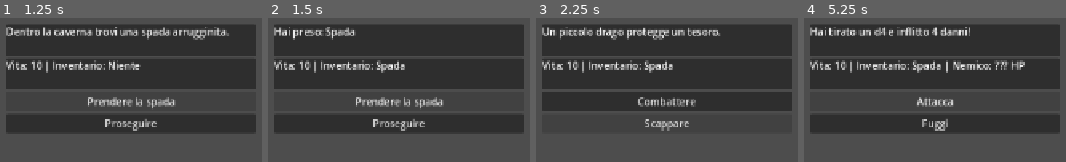
Above: before the commit, frames 1-4 (left to right).
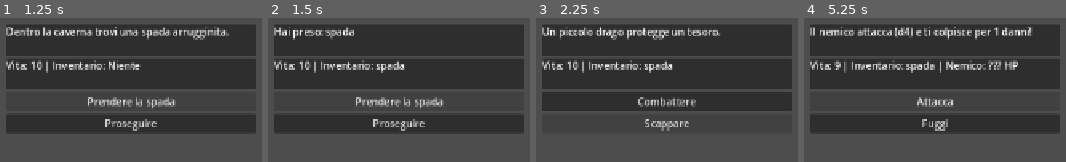
Above: after the commit, the same moments.

Repository: NinNonNan/mini-rpg
Game: Godot game, scene res://game.tscn
Two runs of this game, one before a commit and one after it. Both use one fixed random seed, a clock stepped at 60 frames per second and the inputs below.
Inputs:
- Up to frame 1 (1.25 s): click "Entra nella caverna" at 0.5 s
- Up to frame 2 (1.5 s): click "Prendere la spada" at 1.25 s
- Up to frame 3 (2.25 s): click "Proseguire" at 2 s
- Up to frame 4 (5.25 s): click "Combattere" at 2.75 s; click "Attacca" at 3.5 s; click "Fuggi" at 4.25 s; click "Attacca" at 5 s

Frame 1 is identical in both runs. In frame 2, 0.8% of the frame differs, in the area x 21-53%, y 6-37%; in frame 3, 0.3%; in frame 4, 5.9%, in the area x 3-88%, y 6-39%.

Commit message:
Aggiunto item_manager e scritto README

Diff:
--- a/combat_manager.gd
+++ b/combat_manager.gd
@@ -64,15 +64,13 @@
 		game.b3.pressed.connect(analyze_turn, CONNECT_ONE_SHOT)
 	else:
 		# Se conosciamo il nemico, vediamo se possiamo usare un oggetto curativo
-		for item_id in game.inventory:
-			if game.item_data.has(item_id) and game.item_data[item_id].has("heal"):
-				var item_name_key = game.item_data.get(item_id, {}).get("name", item_id)
-				var translated_item_name = game.tr(item_name_key)
-				game.b3.text = game.tr("combat_choice_use_item") % translated_item_name
-				game.b3.show()
-				game._clear_signals(game.b3)
-				game.b3.pressed.connect(func(): use_item(item_id), CONNECT_ONE_SHOT)
-				break  # Usabile solo il primo oggetto curativo trovato
+		var consumable_id = game.item_manager.get_first_consumable()
+		if consumable_id != "":
+			var item_name_key = game.item_data.get(consumable_id, {}).get("name", consumable_id)
+			game.b3.text = game.tr("combat_choice_use_item") % game.tr(item_name_key)
+			game.b3.show()
+			game._clear_signals(game.b3)
+			game.b3.pressed.connect(func(): use_item_turn(consumable_id), CONNECT_ONE_SHOT)
 
 
 # --- Azioni durante il combattimento ---
@@ -80,7 +78,7 @@
 # Analizza il nemico per scoprirne punti deboli
 func analyze_turn():
 	var entity_data = game.entity_data.get(current_entity_id, {})
-	var mood = entity_data.get("mood", 0)
+	var mood = entity_data.get("mood", -1) # Default a -1 (ostile) per coerenza con game.gd
 
 	game.empathy_manager.analyze(mood)  # Aggiorna lo stato del nemico
 
@@ -94,19 +92,10 @@
 	entity_turn()  # Il nemico reagisce dopo l'analisi
 
 
-# Usa un oggetto dall'inventario
-func use_item(item_id):
-	var item_props = game.item_data[item_id]
-	var heal_amount = item_props.get("heal", 0)
-	var item_name_key = game.item_data.get(item_id, {}).get("name", item_id)
-	var translated_item_name = game.tr(item_name_key)
-
-	game.health = min(game.health + heal_amount, 10)  # Non superare 10 HP
-	game.text.text = game.tr("combat_item_used") % [translated_item_name, heal_amount]
-
-	# Se l'oggetto è consumabile, rimuovilo dall'inventario
-	if item_props.get("consumable", false):
-		game.inventory.erase(item_id)
+# Usa un oggetto dall'inventario (Turno giocatore)
+func use_item_turn(item_id):
+	# Delega la logica all'ItemManager, che restituisce il testo del risultato
+	game.text.text = game.item_manager.use_item(item_id)
 
 	game.update_stats()
 	await get_tree().create_timer(1.5).timeout
@@ -115,13 +104,11 @@
 
 # Attacco del giocatore
 func attack_entity():
-	var damage_die = 2  # Danno base
-	for item_id in game.inventory:
-		if game.item_data.has(item_id):
-			var item_stats = game.item_data[item_id]
-			damage_die = max(damage_die, item_stats.get("damage", 0))  # Usa l'arma più potente
+	# Chiedi all'ItemManager di calcolare il danno basato sull'equipaggiamento
+	var damage_result = game.item_manager.get_player_damage()
+	var damage = damage_result[0]
+	var damage_die = damage_result[1]
 
-	var damage = randi_range(1, damage_die)  # Dado: 1..damage_die
 	current_entity_health -= damage
 
 	game.text.text = game.tr("combat_player_attack") % [damage_die, damage]
--- a/game.gd
+++ b/game.gd
@@ -11,6 +11,7 @@
 @onready var combat_manager = $Manager/CombatManager as CombatManager
 @onready var dialogue_manager = $Manager/DialogueManager as DialogueManager
 @onready var empathy_manager = $Manager/EmpathyManager as EmpathyManager
+@onready var item_manager = $Manager/ItemManager as ItemManager
 
 # --- Variabili di Gioco ---
 # Salute del giocatore
@@ -58,6 +59,8 @@
 	# Passa il riferimento al nodo Game ai manager
 	if combat_manager:
 		combat_manager.game = self
+	if item_manager:
+		item_manager.game = self
 	# (Potresti voler fare lo stesso per dialogue_manager e empathy_manager se hanno bisogno di un riferimento a Game)
 
 	# Collega i segnali del DialogueManager
@@ -114,8 +117,7 @@
 func update_stats():
 	var inventory_names = []
 	for item_id in inventory:
-		var item_name_key = item_data.get(item_id, {}).get("name", item_id)
-		inventory_names.append(tr(item_name_key))
+		inventory_names.append(item_manager.get_item_name(item_id))
 	var inventory_string = tr("inventory_empty")
 	if not inventory_names.is_empty():
 		inventory_string = ", ".join(inventory_names)
@@ -170,8 +172,7 @@
 				var item = choice.get("item_id", "oggetto")
 				if not item in inventory:
 					inventory.append(item)
-					var item_name_key = item_data.get(item, {}).get("name", item)
-					var item_name = tr(item_name_key)
+					var item_name = item_manager.get_item_name(item)
 					text.text = tr("pickup_success") % item_name
 					update_stats()
 					await get_tree().create_timer(1.0).timeout
--- a/game.tscn
+++ b/game.tscn
@@ -3,7 +3,8 @@
 [ext_resource type="Script" uid="uid://d1qiyot78sli2" path="res://game.gd" id="1_80nbo"]
 [ext_resource type="Script" uid="uid://ivg5beicys7p" path="res://dialogue_manager.gd" id="2_feb5d"]
 [ext_resource type="Script" uid="uid://cfht24jt8567h" path="res://combat_manager.gd" id="3_fc0e3"]
-[ext_resource type="Script" uid="uid://bhf1or8jp5dqa" path="res://empaty_manager.gd" id="4_fc0e3"]
+[ext_resource type="Script" uid="uid://bhf1or8jp5dqa" path="res://empathy_manager.gd" id="4_fc0e3"]
+[ext_resource type="Script" uid="uid://bgde6rbxnopxg" path="res://item_manager.gd" id="5_7jktm"]
 
 [sub_resource type="Theme" id="Theme_80nbo"]
 
@@ -71,3 +72,6 @@
 
 [node name="EmpatyManager" type="Node" parent="Manager" unique_id=1566494767]
 script = ExtResource("4_fc0e3")
+
+[node name="ItemManager" type="Node" parent="Manager" unique_id=1541526958]
+script = ExtResource("5_7jktm")
--- /dev/null
+++ b/item_manager.gd
@@ -0,0 +1,149 @@
+class_name ItemManager
+extends Node
+
+# ---------------------------------------------------------
+# RIFERIMENTO AL GAME
+# ---------------------------------------------------------
+
+# Riferimento alla classe principale Game.
+# Viene assegnato in Game._ready() con:
+# item_manager.game = self
+#
+# Serve per accedere a:
+# - game.inventory   -> inventario del giocatore
+# - game.item_data   -> database degli oggetti caricato dal JSON
+# - game.health      -> salute del giocatore
+# - game.tr()        -> sistema di traduzione
+var game: Game
+
+
+# ---------------------------------------------------------
+# NOME OGGETTO
+# ---------------------------------------------------------
+
+# Restituisce il nome tradotto di un oggetto dato il suo ID.
+# Gli ID degli oggetti provengono da:
+# game.inventory
+#
+# Il nome vero dell'oggetto è salvato nel JSON item_data
+# come chiave di traduzione.
+func get_item_name(item_id: String) -> String:
+
+	# Se l'oggetto non esiste nel database
+	if not game.item_data.has(item_id):
+		return item_id
+
+	# Ottiene la chiave di traduzione
+	# esempio: "item_potion"
+	var key = game.item_data[item_id].get("name", item_id)
+
+	# Usa il sistema di traduzione del Game
+	return game.tr(key)
+
+
+# ---------------------------------------------------------
+# RICERCA CONSUMABILI
+# ---------------------------------------------------------
+
+# Cerca nell'inventario del giocatore il primo oggetto
+# che possiede la proprietà "consumable".
+#
+# Utile per azioni automatiche come:
+# "usa la prima pozione disponibile".
+#
+# Restituisce:
+# - item_id se trovato
+# - "" se nessun consumabile è presente
+func get_first_consumable() -> String:
+
+	for item_id in game.inventory:
+		if game.item_data.has(item_id) and game.item_data[item_id].get("consumable", false):
+			return item_id
+
+	return ""
+
+
+# ---------------------------------------------------------
+# CALCOLO DANNO GIOCATORE
+# ---------------------------------------------------------
+
+# Determina il danno del giocatore in base alle armi
+# presenti nell'inventario.
+#
+# Ogni arma può avere nel JSON la proprietà:
+# "damage"
+#
+# Il valore rappresenta il dado massimo di danno.
+#
+# Esempio:
+# sword -> damage: 6  (d6)
+#
+# Se il giocatore non ha armi usa il danno base:
+# pugni -> d2
+#
+# Restituisce:
+# [danno_generato, dado_massimo]
+func get_player_damage() -> Array:
+
+	var damage_die = 2 # danno base (pugni)
+
+	for item_id in game.inventory:
+		if game.item_data.has(item_id):
+
+			var item_stats = game.item_data[item_id]
+
+			# Mantiene il valore di danno più alto trovato
+			damage_die = max(damage_die, item_stats.get("damage", 0))
+
+	# Genera il danno casuale
+	var damage = randi_range(1, damage_die)
+
+	return [damage, damage_die]
+
+
+# ---------------------------------------------------------
+# UTILIZZO OGGETTO
+# ---------------------------------------------------------
+
+# Applica gli effetti di un oggetto.
+#
+# Attualmente supporta:
+# - cura (heal)
+#
+# Se l'oggetto è consumabile viene rimosso
+# dall'inventario del giocatore.
+#
+# Restituisce una stringa da mostrare nel testo di gioco.
+func use_item(item_id: String) -> String:
+
+	if not game.item_data.has(item_id):
+		return "Errore: Oggetto non trovato."
+
+	var item_props = game.item_data[item_id]
+	var translated_name = get_item_name(item_id)
+
+
+	# ---------------------------
+	# OGGETTI DI CURA
+	# ---------------------------
+
+	if item_props.has("heal"):
+
+		var heal_amount = item_props.get("heal", 0)
+
+		# Cura il giocatore senza superare il limite
+		# (in Game la salute iniziale è 10)
+		game.health = min(game.health + heal_amount, 10)
+
+
+		# Se l'oggetto è consumabile lo rimuoviamo
+		if item_props.get("consumable", false):
+			game.inventory.erase(item_id)
+
+
+		# Messaggio di feedback al giocatore
+		return game.tr("combat_item_used") % [translated_name, heal_amount]
+
+
+	# Oggetto senza effetti definiti
+	return "Non succede nulla."
--- a/story.json
+++ b/story.json
@@ -1,78 +1,69 @@
 {
 	"items": {
 		"spada": {
-			"damage": 4,
-			"name": "item_sword"
+			"damage": 4
 		},
 		"pozione": {
 			"heal": 5,
-			"consumable": true,
-			"name": "item_potion"
+			"consumable": true
 		}
 	},
 	"entities": {
-		"lupo": {
+		"wolf": {
+			"name": "Lupo",
 			"health": 5,
 			"damage": 2,
-			"mood": 0,
-			"pronoun": "il",
-			"name": "entity_wolf"
+			"mood": -1,
+			"pronoun": "il"
 		},
-		"drago": {
+		"dragon": {
+			"name": "Drago",
 			"health": 8,
 			"damage": 4,
-			"mood": 0,
-			"pronoun": "il",
-			"name": "entity_dragon"
-		},
-		"vampiro":{
-			"health":10,
-			"damage":6,
-			"mood":-50,
-			"pronoun":"il",
-			"name": "entity_vampire"
+			"mood": -1,
+			"pronoun": "il"
 		}
 	},
 	"scenes": {
 		"start": {
-			"text": "scene_start_text",
+			"text": "Benvenuto nel Mini-GDR! Sei davanti a una caverna.",
 			"choices": [
-				{"text": "scene_start_choice_cave", "next": "cave"},
-				{"text": "scene_start_choice_forest", "next": "forest"},
-				{"text": "scene_start_choice_pickup", "action": "pickup", "item_id": "pozione", "next": "start"}
+				{"text": "Entra nella caverna", "next": "cave"},
+				{"text": "Vai nella foresta", "next": "forest"},
+				{"text": "Cerca provviste (Prendi pozione)", "action": "pickup", "item_id": "pozione", "next": "start"}
 			]
 		},
 		"cave": {
-			"text": "scene_cave_text",
+			"text": "Dentro la caverna trovi una spada arrugginita.",
 			"choices": [
-				{"text": "scene_cave_choice_pickup", "action": "pickup", "item_id": "spada", "next": "dragon"},
-				{"text": "scene_cave_choice_continue", "next": "dragon"}
+				{"text": "Prendere la spada", "action": "pickup", "item_id": "spada", "next": "dragon"},
+				{"text": "Proseguire", "next": "dragon"}
 			]
 		},
 		"forest": {
-			"text": "scene_forest_text",
+			"text": "Un lupo selvaggio appare!",
 			"choices": [
-				{"text": "scene_combat_choice", "action": "combat", "entity_id": "lupo", "victory_scene": "forest_victory"},
-				{"text": "scene_flee_choice", "next": "start"}
+				{"text": "Combattere", "action": "combat", "entity_id": "wolf", "victory_scene": "forest_victory"},
+				{"text": "Scappare", "next": "start"}
 			]
 		},
 		"dragon": {
-			"text": "scene_dragon_text",
+			"text": "Un piccolo drago protegge un tesoro.",
 			"choices": [
-				{"text": "scene_combat_choice", "action": "combat", "entity_id": "drago", "victory_scene": "dragon_victory"},
-				{"text": "scene_flee_choice", "next": "start"}
+				{"text": "Combattere", "action": "combat", "entity_id": "dragon", "victory_scene": "dragon_victory"},
+				{"text": "Scappare", "next": "start"}
 			]
 		},
 		"forest_victory": {
-			"text": "scene_forest_victory_text",
+			"text": "Hai sconfitto il lupo. La via è libera, ma non c'è altro da vedere qui. Meglio tornare indietro.",
 			"choices": [
-				{"text": "scene_forest_victory_choice_back", "next": "start"}
+				{"text": "Torna all'inizio", "next": "start"}
 			]
 		},
 		"dragon_victory": {
-			"text": "scene_dragon_victory_text",
+			"text": "Hai sconfitto il drago e hai preso il suo tesoro! HAI VINTO!",
 			"choices": [
-				{"text": "scene_dragon_victory_choice_replay", "action": "restart"}
+				{"text": "Gioca di nuovo", "action": "restart"}
 			]
 		}
 	}
Not shown, added: item_manager.gd.uid
Not shown, added: README.md
